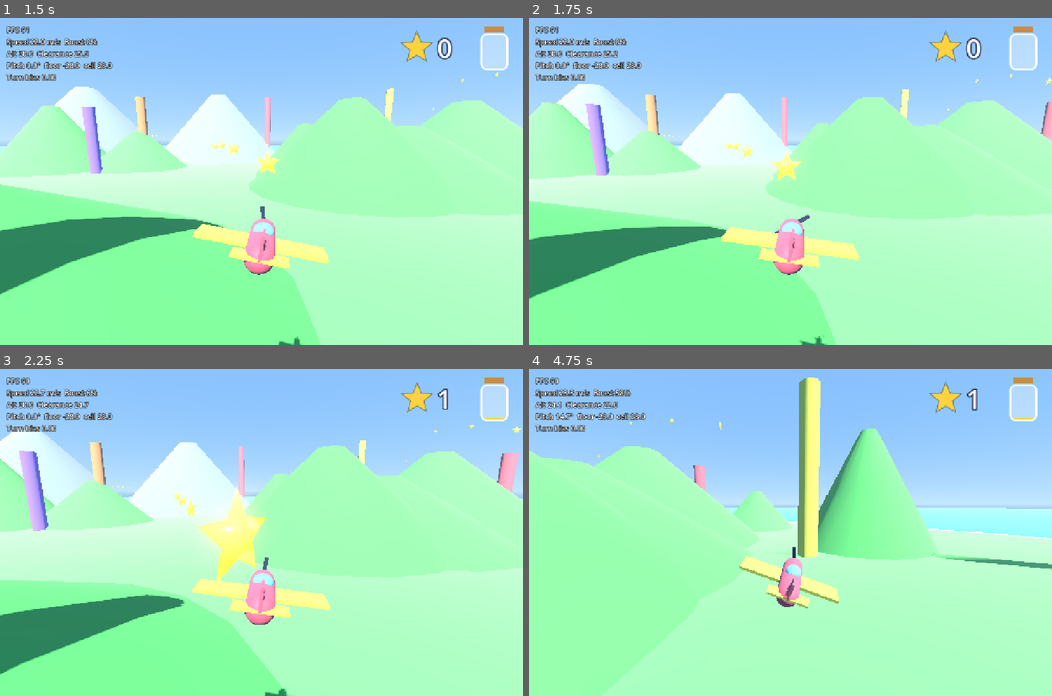
Above: before the commit, frames 1-4 (two rows, left to right).
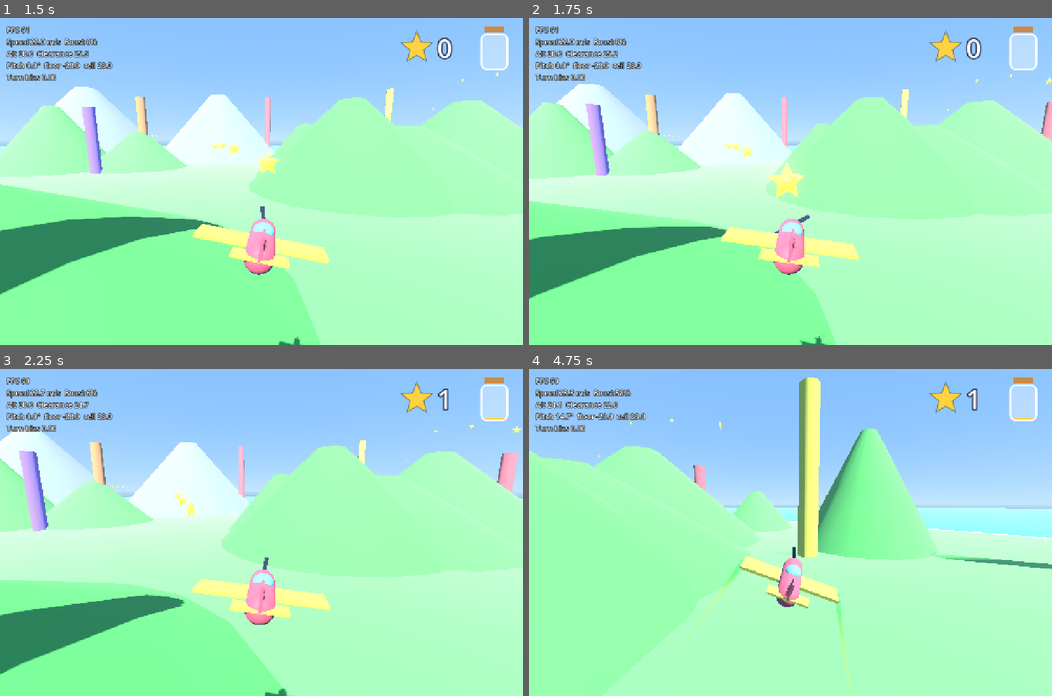
Above: after the commit, the same moments.

Repository: shanewastasecoot/little-pilot
Game: Godot game, scene res://scenes/main/main.tscn
Same seed, same stepped clock (60 frames per second), same inputs: the game is played once before the commit and once after it.
Inputs (mouse positions are in pixels of both pictures, inside the frame that each line leads up to):
- Up to frame 1 (1.5 s): click (261, 243) at 0.5 s; click (261, 309) at 1.25 s
- Up to frame 2 (1.75 s): no input
- Up to frame 3 (2.25 s): tap Enter (ui_accept) at 2 s; move the mouse to (376, 516) at 2.02 s; hold D (turn_right) from 2.03 s (still down); hold Shift (boost) from 2.03 s (still down); click (376, 516) at 2.17 s
- Up to frame 4 (4.75 s): tap Enter (ui_accept) at 2.27, 3.02, 4.52 s; tap C (camera) at 2.3, 2.85, 3.8, 4.35 s; move the mouse to (685, 548) at 2.77 s; release D (turn_right) at 2.78 s; release Shift (boost) at 2.78 s; hold S (fly_down) 2.78-3.53 s; tap Shift (boost) at 3.05, 4.55 s; move the mouse to (842, 460) at 3.52 s; hold D (turn_right) 3.53-4.28 s; hold Shift (boost) 3.53-4.28 s; move the mouse to (764, 597) at 4.27 s; hold W (fly_up) from 4.28 s (still down); click (764, 597) at 4.42 s

Frame 1 is identical in both runs. In frame 2, 0.5% of the frame differs, in the area x 45-53%, y 40-56%; in frame 3, 1.7%, in the area x 37-86%, y 3-65%; in frame 4, 0.3%.

Commit message:
Star magnet and boost trails
- Stars within 16 m fly into the plane (always faster than it), then
  return to their spot on respawn
- Wingtip ribbon trails while boosting: rainbow on the prop plane,
  white contrails on the jet; taper and fade near the camera

Co-Authored-By: Claude Opus 5.5 <noreply@anthropic.com>

Diff:
--- a/scenes/aircraft/models/jet_model.tscn
+++ b/scenes/aircraft/models/jet_model.tscn
@@ -1,6 +1,7 @@
 [gd_scene format=3]
 
 [ext_resource type="Script" path="res://scripts/aircraft/aircraft_visuals.gd" id="1_vis"]
+[ext_resource type="Script" path="res://scripts/aircraft/boost_trail.gd" id="2_trail"]
 
 [sub_resource type="StandardMaterial3D" id="mat_blue"]
 albedo_color = Color(0.25, 0.55, 1, 1)
@@ -49,8 +50,9 @@
 radius = 0.38
 height = 0.5
 
-[node name="JetModel" type="Node3D"]
+[node name="JetModel" type="Node3D" node_paths=PackedStringArray("boost_trails")]
 script = ExtResource("1_vis")
+boost_trails = [NodePath("TrailL"), NodePath("TrailR")]
 
 [node name="Fuselage" type="MeshInstance3D" parent="."]
 transform = Transform3D(1, 0, 0, 0, 0, -1, 0, 1, 0, 0, 0, 0)
@@ -96,3 +98,15 @@
 transform = Transform3D(1, 0, 0, 0, 1, 0, 0, 0, 1, 0, 0, 2.3)
 mesh = SubResource("exhaust")
 surface_material_override/0 = SubResource("mat_flame")
+
+[node name="TrailL" type="Node3D" parent="."]
+transform = Transform3D(1, 0, 0, 0, 1, 0, 0, 0, 1, -2.5, -0.1, 1.6)
+script = ExtResource("2_trail")
+width = 0.35
+lifetime = 0.7
+
+[node name="TrailR" type="Node3D" parent="."]
+transform = Transform3D(1, 0, 0, 0, 1, 0, 0, 0, 1, 2.5, -0.1, 1.6)
+script = ExtResource("2_trail")
+width = 0.35
+lifetime = 0.7
--- a/scenes/aircraft/models/prop_plane_model.tscn
+++ b/scenes/aircraft/models/prop_plane_model.tscn
@@ -1,6 +1,7 @@
 [gd_scene format=3]
 
 [ext_resource type="Script" path="res://scripts/aircraft/aircraft_visuals.gd" id="1_vis"]
+[ext_resource type="Script" path="res://scripts/aircraft/boost_trail.gd" id="2_trail"]
 
 [sub_resource type="StandardMaterial3D" id="mat_red"]
 albedo_color = Color(1, 0.35, 0.37, 1)
@@ -49,8 +50,9 @@
 radius = 0.13
 height = 0.26
 
-[node name="PropPlaneModel" type="Node3D" node_paths=PackedStringArray("propeller")]
+[node name="PropPlaneModel" type="Node3D" node_paths=PackedStringArray("propeller", "boost_trails")]
 script = ExtResource("1_vis")
+boost_trails = [NodePath("TrailL"), NodePath("TrailR")]
 propeller = NodePath("Propeller")
 
 [node name="Fuselage" type="MeshInstance3D" parent="."]
@@ -99,3 +101,15 @@
 [node name="Blade" type="MeshInstance3D" parent="Propeller"]
 mesh = SubResource("blade")
 surface_material_override/0 = SubResource("mat_dark")
+
+[node name="TrailL" type="Node3D" parent="."]
+transform = Transform3D(1, 0, 0, 0, 1, 0, 0, 0, 1, -2.7, -0.1, 0.1)
+script = ExtResource("2_trail")
+rainbow = true
+width = 0.4
+
+[node name="TrailR" type="Node3D" parent="."]
+transform = Transform3D(1, 0, 0, 0, 1, 0, 0, 0, 1, 2.7, -0.1, 0.1)
+script = ExtResource("2_trail")
+rainbow = true
+width = 0.4
--- a/scripts/aircraft/aircraft_controller.gd
+++ b/scripts/aircraft/aircraft_controller.gd
@@ -26,6 +26,7 @@
 func _ready() -> void:
 	if stats == null:
 		stats = AircraftStats.new()
+	add_to_group("aircraft")
 	motion_mode = CharacterBody3D.MOTION_MODE_FLOATING
 	collision_layer = GameSettings.LAYER_AIRCRAFT
 	collision_mask = GameSettings.LAYER_WORLD
@@ -68,7 +69,7 @@
 	move_and_slide()
 	safety.enforce()
 
-	visuals.update_visuals(turn, speed, stats, delta)
+	visuals.update_visuals(turn, speed, stats, delta, boost_amount)
 
 
 ## Switch to another aircraft mid-flight. Position, heading and the
--- a/scripts/aircraft/aircraft_visuals.gd
+++ b/scripts/aircraft/aircraft_visuals.gd
@@ -5,12 +5,16 @@
 
 ## Optional child spun according to speed.
 @export var propeller: Node3D
+## Ribbons shown while boosting (usually one per wingtip).
+@export var boost_trails: Array[BoostTrail] = []
 
 var _bank: float = 0.0
 var _honk_tween: Tween
 
 
-func update_visuals(turn: float, speed: float, stats: AircraftStats, delta: float) -> void:
+func update_visuals(turn: float, speed: float, stats: AircraftStats, delta: float, boost: float = 0.0) -> void:
+	for trail in boost_trails:
+		trail.strength = boost
 	var target := -turn * deg_to_rad(stats.max_bank_deg)
 	_bank = lerpf(_bank, target, 1.0 - exp(-stats.bank_response * delta))
 	rotation.z = _bank
--- /dev/null
+++ b/scripts/aircraft/boost_trail.gd
@@ -0,0 +1,81 @@
+class_name BoostTrail
+extends Node3D
+## A fading ribbon that streams behind this point (put one on each wingtip).
+## AircraftVisuals turns it on while boosting. The ribbon is drawn in world
+## space and always faces the camera, so it reads well from the chase view.
+
+@export var color_start: Color = Color(1, 1, 1, 0.85)
+@export var color_end: Color = Color(1, 1, 1, 0.0)
+## Optional rainbow (prop plane): hue shifts along the trail.
+@export var rainbow: bool = false
+@export var width: float = 0.35
+## Seconds a point stays visible.
+@export var lifetime: float = 0.6
+
+## 0..1, set every frame by AircraftVisuals (fades the trail in/out).
+var strength: float = 0.0
+
+var _points: Array[Vector3] = []
+var _ages: PackedFloat32Array = PackedFloat32Array()
+var _mesh := ImmediateMesh.new()
+var _instance := MeshInstance3D.new()
+
+static var _material: StandardMaterial3D
+
+
+func _ready() -> void:
+	_instance.mesh = _mesh
+	_instance.top_level = true  # vertices are world-space
+	_instance.cast_shadow = GeometryInstance3D.SHADOW_CASTING_SETTING_OFF
+	_instance.material_override = _get_material()
+	add_child(_instance)
+
+
+func _process(delta: float) -> void:
+	_instance.global_transform = Transform3D.IDENTITY
+	for i in _ages.size():
+		_ages[i] += delta
+	while _ages.size() > 0 and _ages[0] > lifetime:
+		_points.pop_front()
+		_ages.remove_at(0)
+	if strength > 0.05:
+		_points.append(global_position)
+		_ages.append(lifetime * (1.0 - strength))  # weak boost = shorter trail
+	_rebuild()
+
+
+func _rebuild() -> void:
+	_mesh.clear_surfaces()
+	var n := _points.size()
+	if n < 2:
+		return
+	var cam := get_viewport().get_camera_3d()
+	var eye := cam.global_position if cam else global_position + Vector3.UP * 10.0
+	_mesh.surface_begin(Mesh.PRIMITIVE_TRIANGLE_STRIP)
+	for i in n:
+		var p := _points[i]
+		var dir := (_points[mini(i + 1, n - 1)] - _points[maxi(i - 1, 0)]).normalized()
+		var side := dir.cross(eye - p).normalized()
+		var life := 1.0 - _ages[i] / lifetime  # 1 = newest
+		var c := color_end.lerp(color_start, life)
+		if rainbow:
+			var tint := Color.from_hsv(fmod(float(i) / 25.0 + Time.get_ticks_msec() / 3000.0, 1.0), 0.75, 1.0)
+			c = Color(tint.r, tint.g, tint.b, c.a)
+		var w := width * life * life  # tapers to a point
+		# Fade out near the camera so the trail never smears across the screen.
+		c.a *= clampf((p.distance_to(eye) - 5.0) / 5.0, 0.0, 1.0)
+		_mesh.surface_set_color(c)
+		_mesh.surface_add_vertex(p + side * w)
+		_mesh.surface_set_color(c)
+		_mesh.surface_add_vertex(p - side * w)
+	_mesh.surface_end()
+
+
+static func _get_material() -> StandardMaterial3D:
+	if _material == null:
+		_material = StandardMaterial3D.new()
+		_material.shading_mode = BaseMaterial3D.SHADING_MODE_UNSHADED
+		_material.vertex_color_use_as_albedo = true
+		_material.transparency = BaseMaterial3D.TRANSPARENCY_ALPHA
+		_material.cull_mode = BaseMaterial3D.CULL_DISABLED
+	return _material
--- a/scripts/collectibles/star.gd
+++ b/scripts/collectibles/star.gd
@@ -6,6 +6,8 @@
 signal collected(star: Star)
 
 @export var pickup_radius: float = 5.0
+## Within this distance the star flies into the plane by itself.
+@export var magnet_radius: float = 16.0
 @export var spin_speed: float = 1.6
 @export var bob_height: float = 0.6
 
@@ -14,6 +16,9 @@
 var is_collected: bool = false
 var _time: float = 0.0
 var _mesh: MeshInstance3D
+var _home: Vector3
+var _pull_speed: float = 0.0  # > 0 while being pulled in
+var _plane: Aircraft
 
 
 func _ready() -> void:
@@ -32,7 +37,28 @@
 	_mesh.cast_shadow = GeometryInstance3D.SHADOW_CASTING_SETTING_OFF
 	add_child(_mesh)
 	_time = randf() * TAU  # stars don't bob in lockstep
+	_home = global_position
 	body_entered.connect(_on_body_entered)
+
+
+func _physics_process(delta: float) -> void:
+	if is_collected:
+		return
+	if _plane == null:
+		_plane = get_tree().get_first_node_in_group("aircraft") as Aircraft
+		if _plane == null:
+			return
+	var to_plane := _plane.global_position - global_position
+	var dist := to_plane.length()
+	if _pull_speed <= 0.0 and dist > magnet_radius:
+		return
+	# Magnet: accelerate towards the plane, always faster than it flies.
+	_pull_speed = maxf(_pull_speed + 90.0 * delta, _plane.speed + 12.0)
+	var step := _pull_speed * delta
+	if dist <= maxf(step, 2.0):
+		_collect()
+	else:
+		global_position += to_plane / dist * step
 
 
 func _process(delta: float) -> void:
@@ -44,9 +70,15 @@
 
 
 func _on_body_entered(body: Node3D) -> void:
-	if is_collected or not body is Aircraft:
+	if body is Aircraft:
+		_collect()
+
+
+func _collect() -> void:
+	if is_collected:
 		return
 	is_collected = true
+	_pull_speed = 0.0
 	set_deferred("monitoring", false)
 	collected.emit(self)
 	var burst := PickupBurst.new()
@@ -61,6 +93,8 @@
 ## Bring the star back with a little pop-in.
 func respawn() -> void:
 	is_collected = false
+	_pull_speed = 0.0
+	global_position = _home
 	_mesh.show()
 	_mesh.scale = Vector3.ZERO
 	var tw := create_tween().set_trans(Tween.TRANS_ELASTIC).set_ease(Tween.EASE_OUT)
Not shown, added: scripts/aircraft/boost_trail.gd.uid
